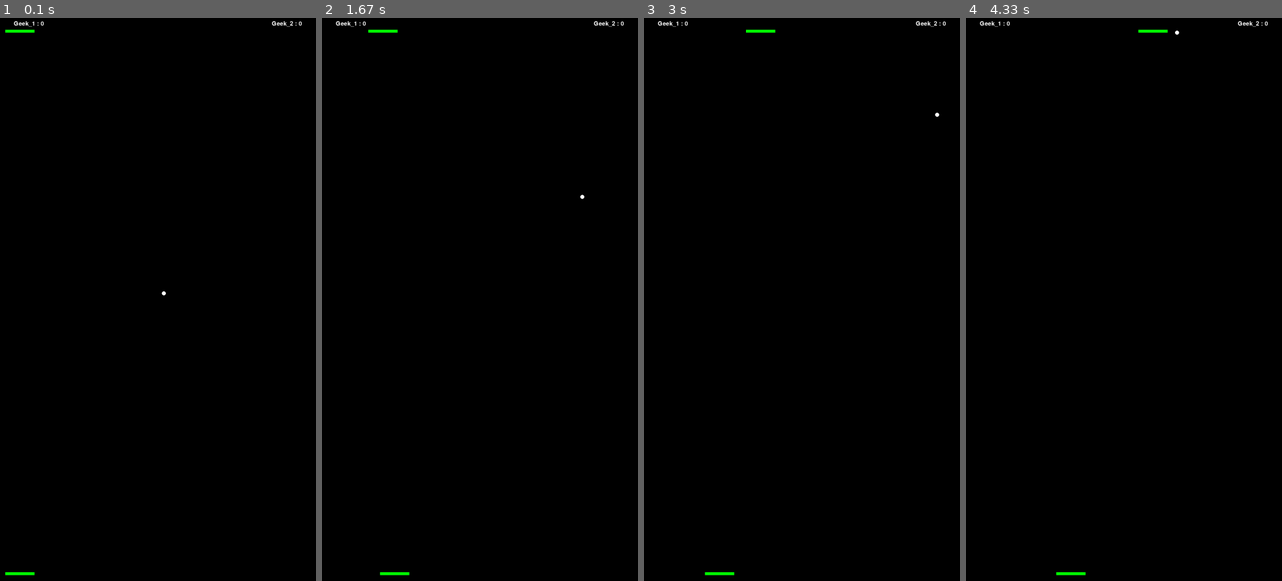
Above: before the commit, frames 1-4 (left to right).
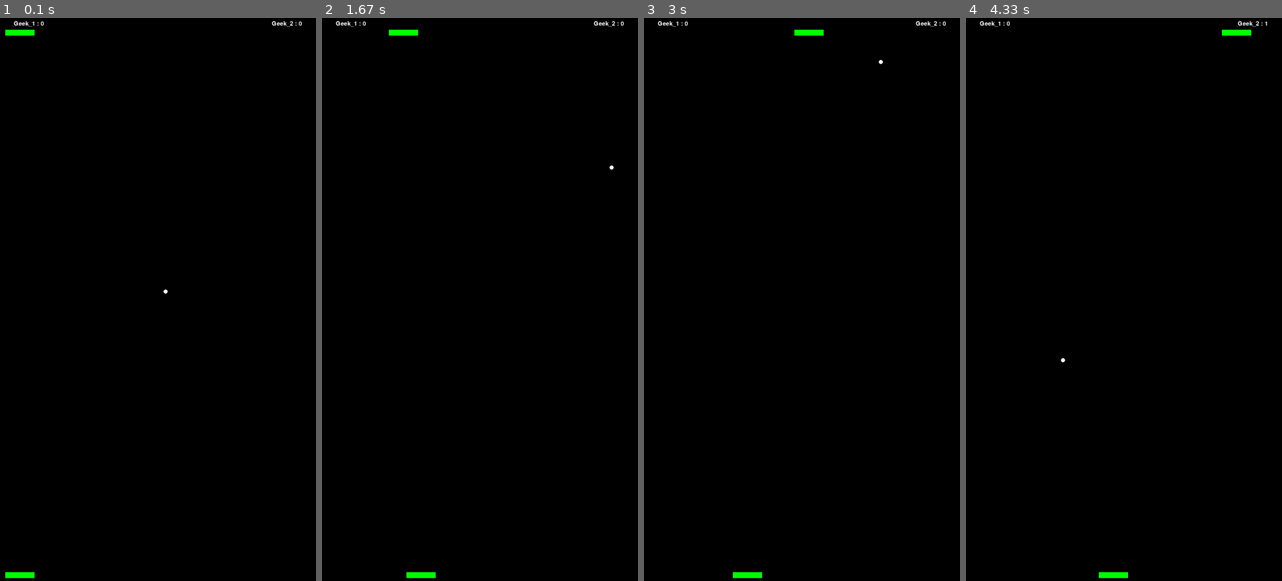
Above: after the commit, the same moments.

Repository: engineerslifeforme/pygame_pong
Game: pygame game, started from pong.py
The game is run twice, just before and just after one commit, with the same random seed, the same clock (stepped at 60 frames per second) and the same inputs.
Inputs:
- Up to frame 1 (0.1 s): no input
- Up to frame 2 (1.67 s): hold Right 0.33-0.8 s; hold Right 0.83-1.3 s; hold D 0.83-1.3 s; hold Left from 1.33 s (still down)
- Up to frame 3 (3 s): release Left at 1.87 s; hold Left 1.9-2.3 s; hold Right 2.33-2.97 s; hold D 2.33-2.97 s
- Up to frame 4 (4.33 s): hold Left 3-3.47 s; hold Right 3.5-3.97 s; hold D 3.5-3.97 s; hold Right from 4 s (still down); hold D from 4 s (still down)

The runs differ from the first frame. In frame 1, 0.1% of the frame differs, in the area x 1-54%, y 2-100%; in frame 2, 0.3%; in frame 3, 0.3%; in frame 4, 0.4%, in the area x 28-96%, y 0-100%.

Commit message:
Fixes for actual arcade

Diff:
--- a/pong.py
+++ b/pong.py
@@ -122,9 +122,9 @@
     running = True
 
     # Defining the objects
-    geek1 = Striker(20, 40, 100, 10, 10, GREEN)
-    geek2 = Striker(20, HEIGHT-30, 100, 10, 10, GREEN)
-    ball = Ball(WIDTH//2, HEIGHT//2, 7, 7, WHITE)
+    geek1 = Striker(20, 40, 100, 20, 15, GREEN)
+    geek2 = Striker(20, HEIGHT-30, 100, 20, 15, GREEN)
+    ball = Ball(WIDTH//2, HEIGHT//2, 7, 9, WHITE)
 
     listOfGeeks = [geek1, geek2]
 
@@ -167,7 +167,7 @@
 
         # Always read joystick if present, not event
         for index, joystick in enumerate(joysticks.values()):
-            axis = joystick.get_axis(1) # left/ right
+            axis = joystick.get_axis(0) # left/ right
             #print(f"Axis value: {axis:>6.3f}")
             new_value = 0
             if axis > 0.01:
@@ -177,9 +177,9 @@
             else:
                 new_value = 0
             if index == 0:
-                geek1XFac = new_value
+                geek2XFac = new_value
             elif index == 1:
-                geek2XFac = new_value
+                geek1XFac = -1 * new_value
 
         # Collision detection
         for geek in listOfGeeks:
